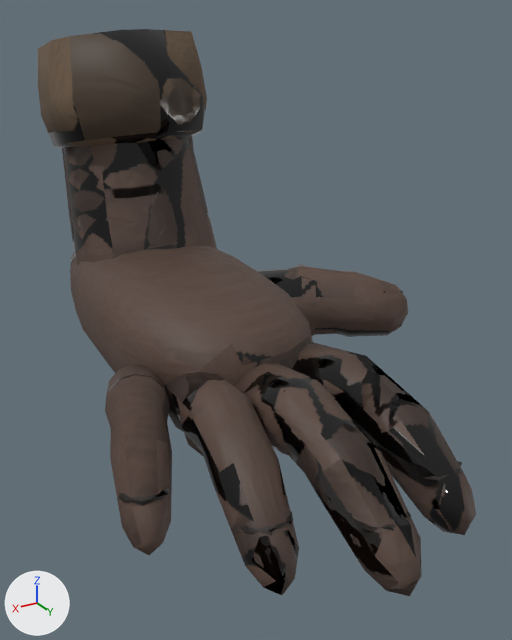
The glTF model assets/export/cpart_foot_primate.glb, before and after one commit.
The view is the same before and after, from a 50 mm lens placed at (0.072, 0.1542, 0.0868), pointed at (-0.0039, 0.0277, 0.0235). The axes (+X, +Y, +Z) are drawn at lower left. The lights are the same throughout. The picture after the commit comes second. Where no turn or scale is listed for an object, it has been applied to the vertices. Vertices at exactly the same position are counted once.

In view in the first picture: 'Cuff', 'FootPrimate', 'Nails'.
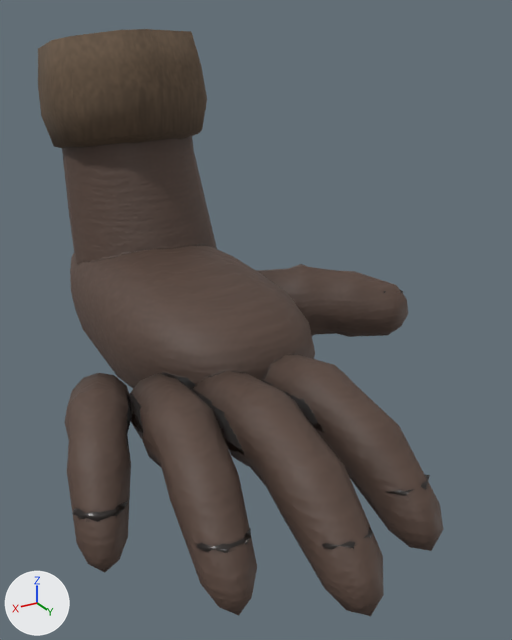
Location of each change, [x1, y1, x2, y2] in pixels of the pictures (512 x 640 px; the box of a moved part takes in the faces that stretch with it):
'FootPrimate', reshaped (8% narrower)
    before: [62, 136, 476, 596]
    after: [62, 136, 443, 616]
'Nails', reshaped (7% taller)
    before: [118, 290, 462, 536]
    after: [73, 290, 430, 553]
part 1 of me_footprimate_mesh, moved or reshaped
    before: [292, 342, 476, 535]
    after: [261, 354, 443, 551]
part 2 of me_footprimate_mesh, moved or reshaped
    before: [105, 364, 172, 555]
    after: [64, 373, 132, 573]
part 3 of me_footprimate_mesh, moved or reshaped
    before: [165, 363, 422, 596]
    after: [128, 371, 384, 616]
part 4 of me_footprimate_mesh, surface changed
    before: [62, 136, 476, 587]
    after: [62, 136, 443, 607]
part 5 of me_cuff_mesh, surface changed
    both: [47, 29, 206, 148]
part 6 of me_nails_mesh, moved or reshaped
    before: [423, 461, 462, 481]
    after: [387, 475, 430, 495]
part 7 of me_nails_mesh, moved or reshaped
    before: [362, 511, 411, 532]
    after: [322, 527, 373, 550]
part 8 of me_nails_mesh, moved or reshaped
    before: [241, 512, 293, 536]
    after: [196, 528, 251, 553]
part 9 of me_nails_mesh, moved or reshaped
    before: [118, 486, 171, 506]
    after: [73, 499, 129, 522]

What changed in the scene script:
```text
Change me_footprimate_mesh:
    used by ob_footprimate; location = (0.0, 0.0, 0.0)
    remove me_footprimate_mesh.from_pydata(...)  # 524 vertices, 1006 faces; spans x -0.0557..0.0411, y -0.056..0.0924, z 0.0..0.0767
    add me_footprimate_mesh.from_pydata(...)  # 524 vertices, 1006 faces; spans x -0.0557..0.0491, y -0.056..0.0923, z 0.0..0.0767
    me_footprimate_mesh part 1: the loose piece of 76 vertices spanning x -0.0188..-0.0024, y 0.0338..0.0866, z 0.0002..0.0237 is moved by (0.008, 0.0, 0.0)
    me_footprimate_mesh part 2: the loose piece of 63 vertices spanning x 0.019..0.0411, y 0.0229..0.0627, z 0.0008..0.0226 is moved by (0.008, 0.0, 0.0)
    me_footprimate_mesh part 3: 147 of 524 vertices moved; they spanned x -0.0047..0.0273, y 0.0315..0.0924, z 0.0..0.0238 and now span x 0.0033..0.0353, y 0.0315..0.0923, z 0.0..0.0238; mean shift (0.008, 0.0, 0.0); largest move (0.005, 0.0924, 0.0048) -> (0.0162, 0.0917, 0.004)
    me_footprimate_mesh part 4: 851 kept faces spanning x -0.0557..0.0491, y -0.056..0.0923, z 0.0..0.0767 get new texture (UV) coordinates
Change me_cuff_mesh:
    where me_cuff_mesh.from_pydata(...)  # 39 vertices, 74 faces; spans x -0.023..0.0216, y -0.0557..-0.0115, z 0.05..0.0837
    used by ob_cuff; location = (0.0, 0.0, 0.0)
    me_cuff_mesh part 5: texture (UV) coordinates of 74 of 74 faces, centred in x -0.0208..0.0212, y -0.0554..-0.0119, z 0.0512..0.0828, changed; they spanned u 0.35..0.96, v 0.01..0.96 and now span u 0.01..0.94, v 0.19..0.98
Change me_nails_mesh:
    used by ob_nails; location = (0.0, 0.0, 0.0)
    remove me_nails_mesh.from_pydata(...)  # 40 vertices, 60 faces; spans x -0.0529..0.0409, y 0.0155..0.0885, z 0.0087..0.021
    add me_nails_mesh.from_pydata(...)  # 40 vertices, 60 faces; spans x -0.0529..0.0489, y 0.0155..0.0885, z 0.0087..0.021
    me_nails_mesh part 6: the loose piece of 8 vertices spanning x -0.0171..-0.0071, y 0.0752..0.0829, z 0.0095..0.012 is moved by (0.008, 0.0, 0.0)
    me_nails_mesh part 7: the loose piece of 8 vertices spanning x 0.0003..0.0102, y 0.0808..0.0885, z 0.0095..0.0121 is moved by (0.008, 0.0, 0.0)
    me_nails_mesh part 8: the loose piece of 8 vertices spanning x 0.017..0.0269, y 0.071..0.0785, z 0.0092..0.0117 is moved by (0.008, 0.0, 0.0)
    me_nails_mesh part 9: the loose piece of 8 vertices spanning x 0.031..0.0409, y 0.0527..0.06, z 0.0087..0.0114 is moved by (0.008, 0.0, 0.0)
```
